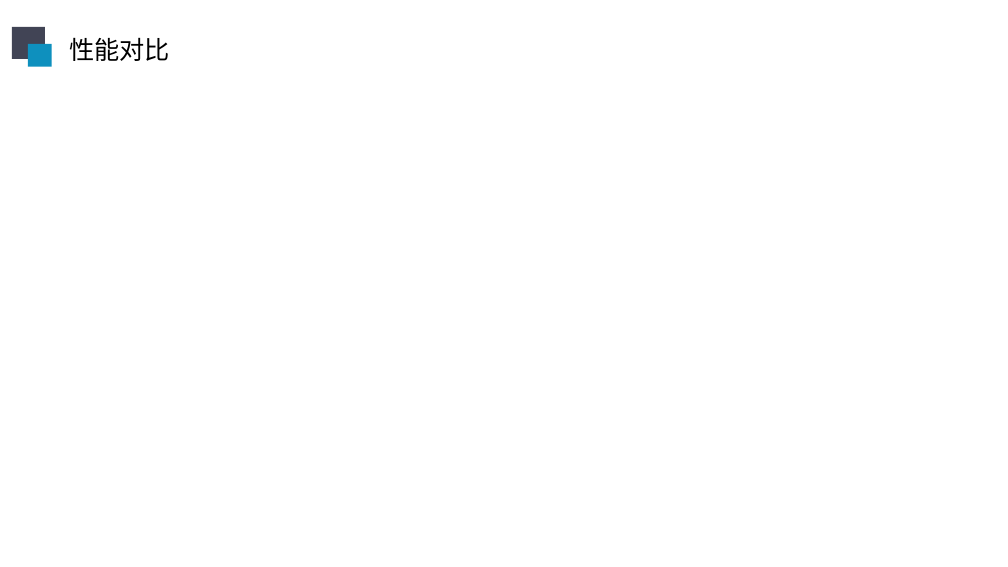
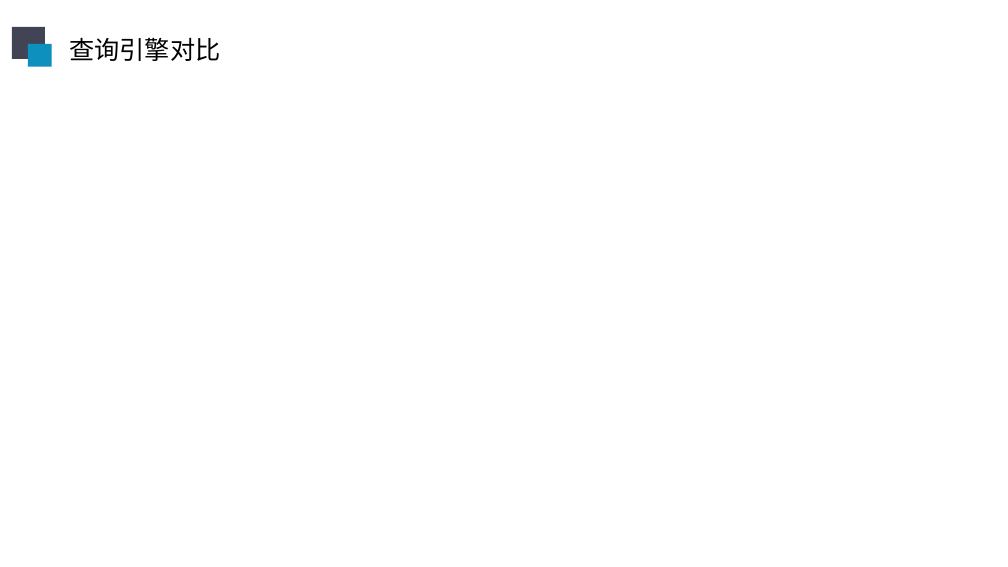
Before and after one commit to sunliangliang9201/interview_prepare, a slide deck: slide 11 of 在线阶段汇报20190606.pptx. Drawn at 1008x567 pixels with LibreOffice and Linux fonts; fonts in the diff are those of the drawing. Boxes give left, top, right and bottom in pixels: in the first picture for what was removed or moved away, otherwise in the second. Text is boxed around its words. In the diff, an @@ line names an element or a change of style, - is before the commit and + after.

```diff
--- a/在线阶段汇报20190606.pptx
+++ b/在线阶段汇报20190606.pptx
@@ text at (x1=69, y1=37, x2=220, y2=61): text changed @@
-性能对比
+查询引擎对比
```
Also in this commit, not shown: 1 other slide changed, 1 slide removed.
